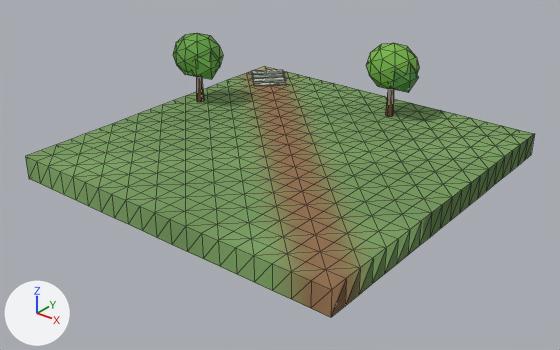
The glTF model client/public/models/chunks/1_1.glb, before and after one commit.
Rendered twice from a 50 mm camera at (81.4, -91.6, 25.8) aimed at (44.2, -45.0, -3.0). Lighting does not change. The marker at lower left points along +X, +Y and +Z. The older version comes first. Mesh edges are drawn as thin lines. Vertices at exactly the same position are counted once.

Objects in the first picture: 'scenery', 'terrain'.
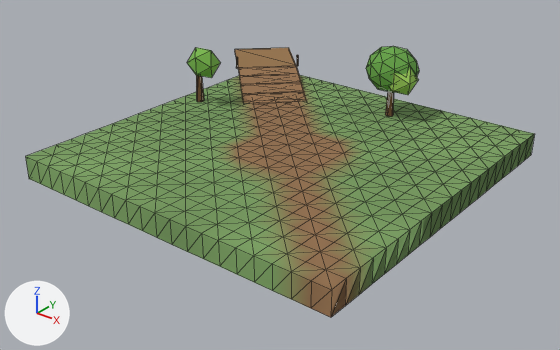
Changed parts and their boxes (x1, y1, x2, y2) in the pictures (560 x 350 px; the box of a moved part takes in the faces that stretch with it):
'scenery', reshaped (15% shorter): before (173, 33, 419, 116); after (187, 46, 419, 116)
part 1 of me_terrain, recoloured: before (220, 66, 362, 179); after (220, 75, 362, 179)
part 2 of me_terrain, edited (looks the same): (255, 101, 321, 173) in both
part 3 of me_terrain, recoloured: before (226, 69, 353, 178); after (226, 76, 353, 178)
part 4 of me_terrain, recoloured: before (250, 72, 325, 177); after (253, 101, 325, 177)
part 5 of me_terrain, recoloured (green to brown): (237, 134, 343, 168) in both
part 6 of me_scenery, moved or reshaped: before (252, 70, 284, 78); after (236, 57, 238, 68)
part 7 of me_scenery, moved or reshaped (not visible afterwards): before (253, 74, 285, 79)
part 8 of me_scenery, moved or reshaped: before (192, 55, 220, 79); after (187, 48, 220, 78)
part 9 of me_scenery, moved or reshaped: before (366, 43, 419, 90); after (366, 46, 419, 93)
part 10 of me_scenery, moved or reshaped: before (389, 66, 419, 93); after (390, 68, 419, 95)
part 11 of me_scenery, added (brown): after (235, 48, 307, 103)
part 12 of me_scenery, deleted (green): before (173, 33, 223, 77)
part 13 of me_scenery, deleted: before (254, 81, 286, 86)
part 14 of me_scenery, deleted: before (253, 77, 286, 82)
part 15 of me_scenery, moved or reshaped: before (196, 77, 394, 116); after (196, 75, 394, 116)

What the commit changed:
me_terrain has 521 vertices, 960 faces and spans x 30.0..60.0, y -60.0..-30.0, z -2.0..0.0.
me_terrain is used by ob_terrain; location (0.0, 0.0, 0.0).
me_terrain part 1: 71 faces centred in x 30.0..52.0, y -52.0..-30.0, z -1.3..0.0 are repainted in the vertex colours; the middle colour goes from green #799d5e to green #829159.
me_terrain part 2: 56 faces centred in x 31.0..49.0, y -49.0..-31.0, z 0.0 are repainted in the vertex colours; the middle colour goes from yellow #898555 to brown #94704d.
me_terrain part 3: 49 faces centred in x 30.0..50.5, y -50.5..-30.0, z -1.3..0.0 are repainted in the vertex colours; the middle colour goes from green #81975b to brown #92714e.
me_terrain part 4: 22 faces centred in x 33.5..50.0, y -50.0..-31.0, z 0.0 are repainted in the vertex colours; the middle colour goes from yellow #868c58 to brown #94704d.
me_terrain part 5: 16 faces centred in x 42.5..49.0, y -49.0..-42.5, z 0.0 are repainted in the vertex colours; the middle colour goes from green #7c9c5e to brown #94704d.
me_scenery is used by ob_scenery; location (0.0, 0.0, 0.0).
me_scenery had 169 vertices, 291 faces and spanned x 29.6..50.5, y -44.1..-30.0, z -0.2..6.7.
me_scenery now has 139 vertices, 247 faces and spans x 25.6..50.5, y -43.8..-25.6, z -0.2..6.4.
me_scenery part 6: the loose piece of 8 vertices spanning x 31.1..34.0, y -34.0..-31.1, z 0.0..0.6 is scaled about its middle by (0.0588, 0.0588, 1.96), then moved by (-2.5, -1.9, 1.2).
me_scenery part 7: the loose piece of 8 vertices spanning x 31.7..34.5, y -34.5..-31.7, z 0.0..0.4 is scaled about its middle by (0.0588, 0.0588, 2.62), then moved by (1.4, 3.1, 1.3).
me_scenery part 8: the loose piece of 12 vertices spanning x 31.8..34.6, y -43.8..-41.2, z 2.6..5.3 is moved by (0.0, 0.0, 0.1).
me_scenery part 9: the loose piece of 42 vertices spanning x 45.6..50.4, y -36.1..-31.9, z 2.5..6.7 is moved by (0.0, 0.0, -0.3).
me_scenery part 10: the loose piece of 12 vertices spanning x 47.9..50.5, y -35.8..-33.2, z 2.7..5.4 is moved by (0.0, 0.0, -0.2).
me_scenery part 11: a new loose piece of 28 vertices spanning x 25.6..39.9, y -39.9..-25.6, z -0.2..1.0, in mat_opaque_matte_vertex_colors.
me_scenery part 12: the loose piece of 42 vertices spanning x 29.6..34.4, y -44.1..-39.9, z 2.4..6.6 is deleted.
me_scenery part 13: the loose piece of 8 vertices spanning x 32.8..35.7, y -35.7..-32.8, z 0.0..0.1 is deleted.
me_scenery part 14: the loose piece of 8 vertices spanning x 32.3..35.1, y -35.1..-32.3, z 0.0..0.3 is deleted.
Part 15, on me_scenery:
12 vertices are removed from x 31.8..48.2, y -42.2..-33.8, z 3.6..3.7.
30 faces are deleted.
12 vertices are added at x 31.8..48.2, y -42.2..-33.8, z 3.4..3.7.
30 new faces join them.
